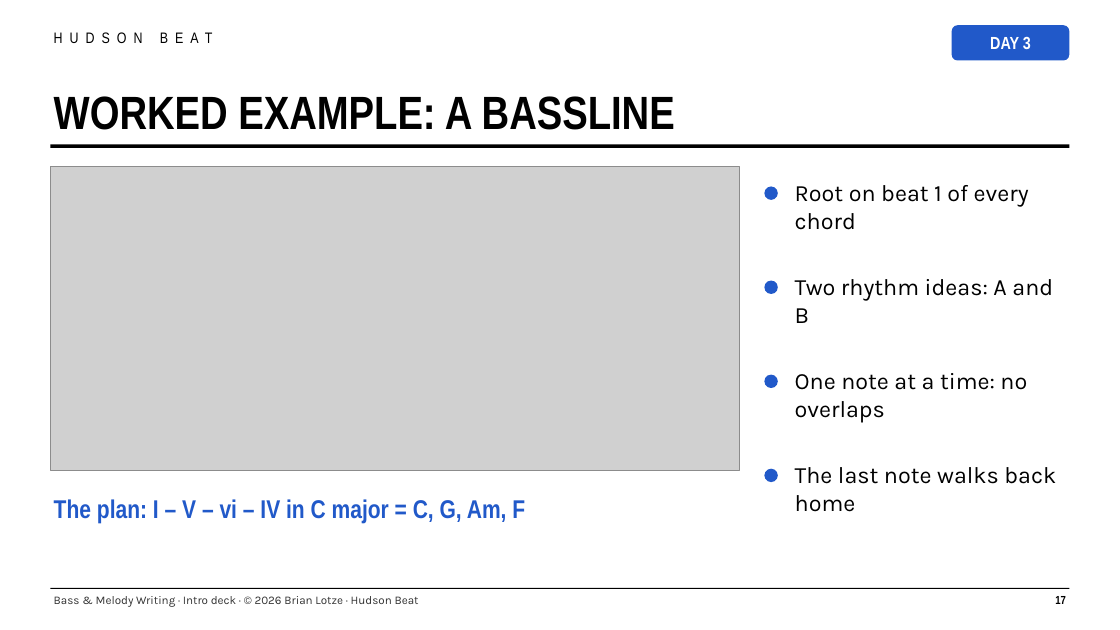
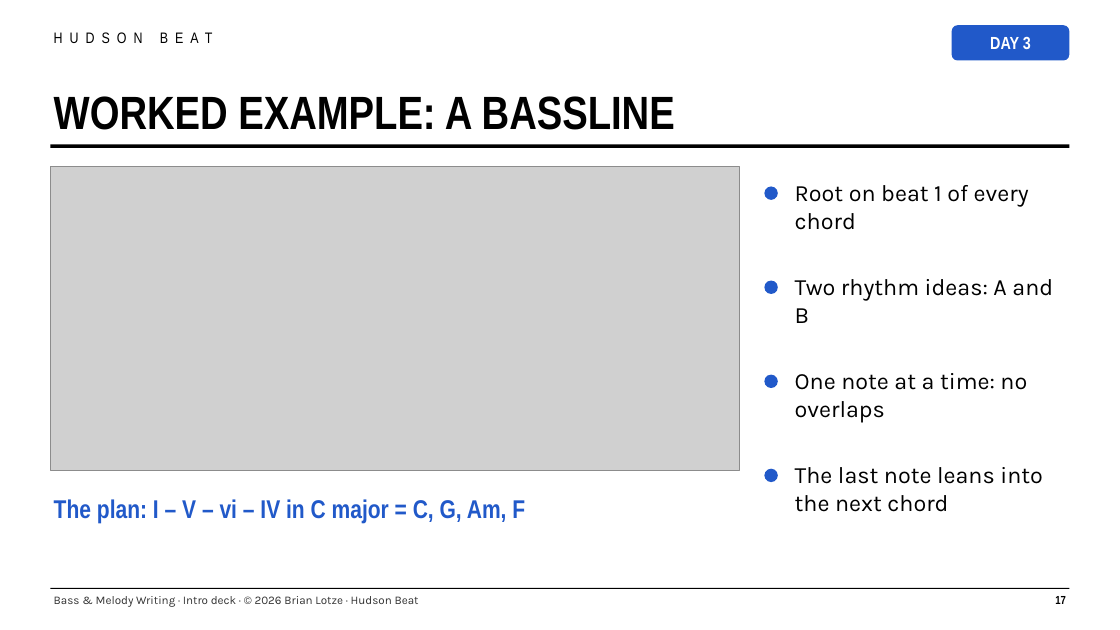
Before and after one commit to brianlotzemusic-glitch/WaltyCal, a slide deck: slide 17 of tpt/012-dmp1-bass-melody-writing/bass-melody-writing-intro-deck.pptx. Drawn at 1120x630 pixels with LibreOffice and Linux fonts; fonts in the diff are those of the drawing; grey boxes stand for pictures. Boxes give left, top, right and bottom in pixels: in the first picture for what was removed or moved away, otherwise in the second. Text is boxed around its words. In the diff, an @@ line names an element or a change of style, - is before the commit and + after.

```diff
--- a/tpt/012-dmp1-bass-melody-writing/bass-melody-writing-intro-deck.pptx
+++ b/tpt/012-dmp1-bass-melody-writing/bass-melody-writing-intro-deck.pptx
@@ text at [795,467,1043,512]: text changed @@
-The last note walks back home
+The last note leans into the next chord
```
Also in this commit, not shown: 1 other slide changed, 14 other files.
